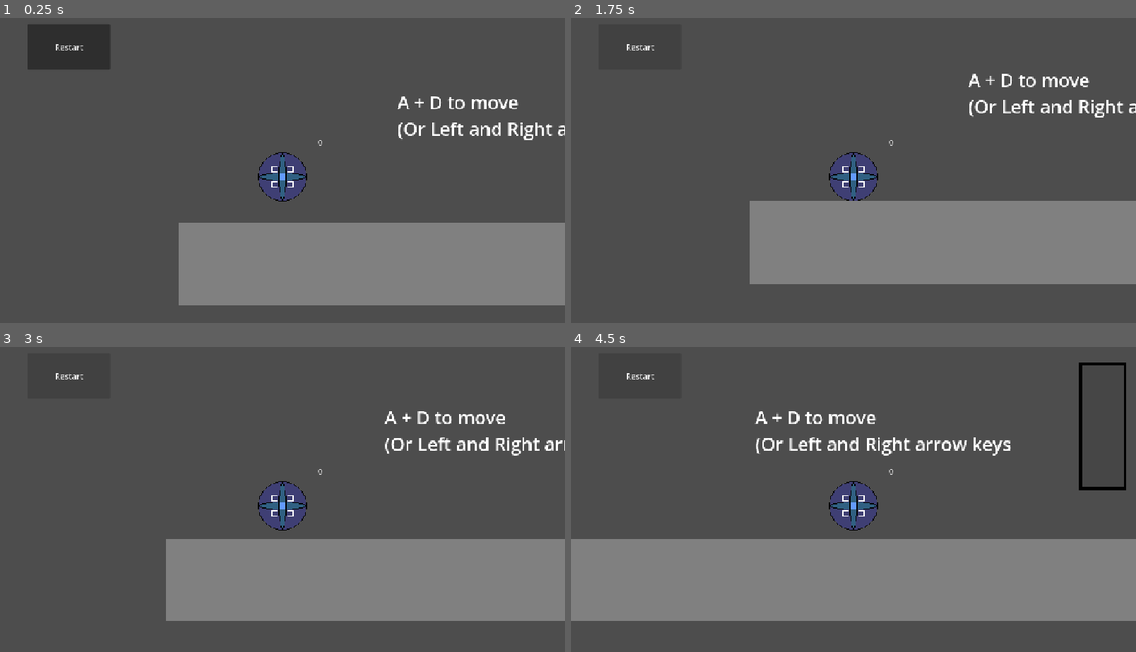
Above: before the commit, frames 1-4 (two rows, left to right).
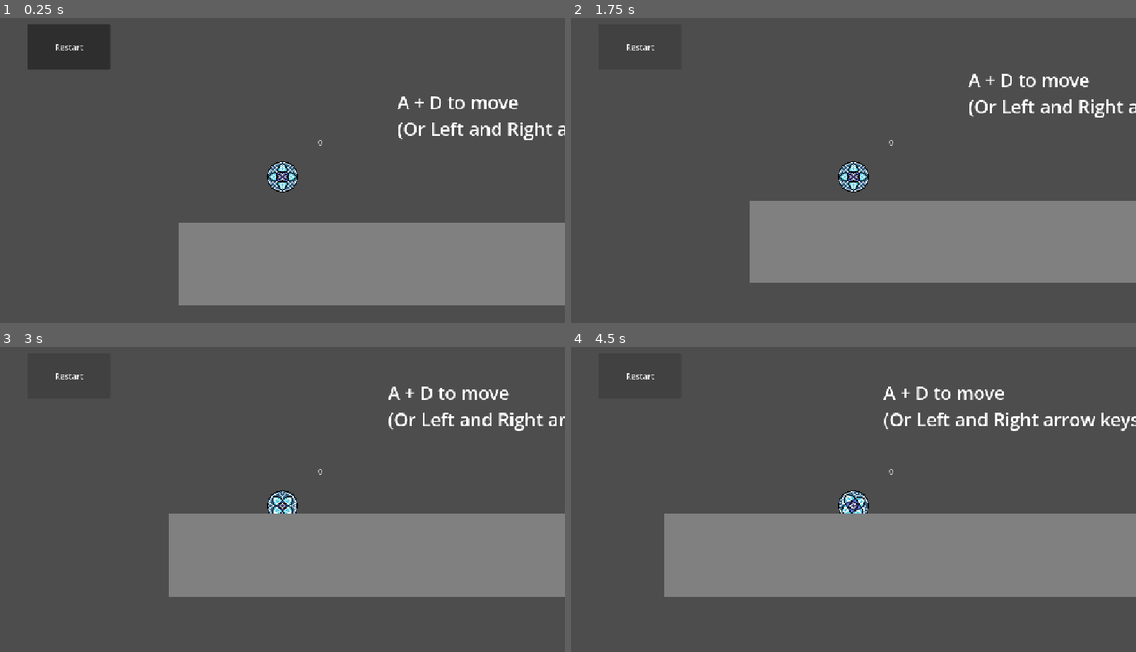
Above: after the commit, the same moments.

Repository: eastern2727/Game-jam
Game: Godot game, scene res://main.tscn
Same seed, same stepped clock (60 frames per second), same inputs: the game is played once before the commit and once after it.
Inputs:
- Up to frame 1 (0.25 s): no input
- Up to frame 2 (1.75 s): click "Restart" at 0.5 s; click "Restart" at 1.25 s
- Up to frame 3 (3 s): click "Restart" at 2 s; tap Space (compress) at 2.75 s; hold D (right) from 2.78 s (still down); hold Space (compress) from 2.78 s (still down)
- Up to frame 4 (4.5 s): release Space (compress) at 3.53 s; tap Space (compress) at 3.6, 4.25 s; release D (right) at 4.28 s; hold A (left) from 4.28 s (still down); hold Space (compress) from 4.28 s (still down)

The runs differ from the first frame. In frame 1, 1.0% of the frame differs, in the area x 45-55%, y 43-61%; in frame 2, 1.4%; in frame 3, 14%; in frame 4, 22%, in the area x 0-100%, y 5-90%.

Commit message:
Player animation code

Diff:
--- /dev/null
+++ b/game-jam-real/constants.gd
@@ -0,0 +1 @@
+extends Node
--- a/game-jam-real/floating_platform_h.gd
+++ b/game-jam-real/floating_platform_h.gd
@@ -1,6 +1,7 @@
-extends Sprite2D
-var targetPosX = 800
-var startingPosX = 200
+extends AnimatableBody2D
+
+var targetPosX: float
+var startingPosX: float
 var lock: bool = false
 var firstLock: bool = false
 var secondLock: bool = false
@@ -12,14 +13,15 @@
 	timer.wait_time = 1
 	timer.one_shot = true
 	timer.timeout.connect(_on_timeout)
+
 	add_child(timer2)
 	timer2.wait_time = 1
 	timer2.one_shot = true
 	timer2.timeout.connect(_on_timeout2)
 
 func _process(delta: float) -> void:
-	if (position.x <targetPosX-0.05 && !lock):
-		position.x = move_toward(position.x, targetPosX, delta*100)
+	if (position.x < targetPosX - 0.05 && !lock):
+		position.x = move_toward(position.x, targetPosX, delta * 100)
 	else:
 		if (!lock):
 			timer2.start()
@@ -29,8 +31,8 @@
 			position.x = move_toward(position.x, startingPosX, delta*100)
 			if (position.x<startingPosX+0.05 && timer.time_left == 0):
 				timer.start()
-func _on_timeout():
+
+func _on_timeout() -> void:
 	lock = false
+func _on_timeout2() -> void:
 	pass
-func _on_timeout2():
-	pass
--- a/game-jam-real/player.gd
+++ b/game-jam-real/player.gd
@@ -1,81 +1,120 @@
 extends CharacterBody2D
 
-const SPEED : int = 300
-const GRAVITY : int = 800
-const HARD_HIT : int = 450
-const BLAST_STRENGTH : float = 1.5
-const COMPRESS_SPEED = 120
-const BIG : float = 50
-const SMALL : float = 32
-const PUSH_STRENGTH : float = 10
-const ENERGY_BONUS : float = 0.004
-const IMPACT_ENERGY : float = 0.6
-const MAX_ENERGY : float = 1000
-const FRICTION: float = 150
-const DRIFT : float = 150
-const BIG_ART = preload("res://player-big.png")
-const SMALL_ART = preload("res://player-small.png")
+const BIG_RADIUS : float = 16
+const SMALL_RADIUS : float = 8
+const ART = preload("res://player.png")
 
-var DECAY = 5
-var energy : float = 0
+@export var speed : Vector2 = Vector2(0, 0)
+@export var compressed_speed = Vector2(120, 0)
+
+@export var gravity : float = 800.0
+@export var blast_strength : float = 1.5
+@export var push_strength : float = 10.0
+
+@export var hard_hit_threshold : float = 450.0
+@export var energy_bonus : float = 0.004
+@export var energy : float = 0.0
+@export var impact_energy : float = 0.6
+@export var max_energy : float = 1000.0
+@export var energy_decay : float = 5.0
+
+@export var friction: float = 150.0
+@export var drift : float = 150.0
+
+@export var frame : int = 0
+const NUM_FRAMES : int = 4;
+var dx_accumulator : float = 0.0;
+var last_target_x : float = 0.0;
+@export var charge_percent : float = 0.0
+enum chargestate {
+	none,
+	low,
+	medium,
+	high,
+}
+var charge_state : chargestate = chargestate.none;
 
 func _ready():
-	set_size(BIG)
+	$Sprite2D.set_region_enabled(true);
+	$Sprite2D.set_region_rect(Rect2(0, 0, 32, 32))
+	$Sprite2D.texture = ART
+	set_size(BIG_RADIUS)
 
 func _physics_process(delta : float):
 	if position.y > 2000:
 		get_tree().reload_current_scene()
 		return
 
-	velocity.y += GRAVITY * delta
+	velocity.y += gravity * delta
 
-	var direction = Input.get_axis("left", "right")
-	var top_speed = SPEED
+	var direction_x : float = Input.get_axis("left", "right")
 	if Input.is_action_pressed("compress"):
-		top_speed = COMPRESS_SPEED
-
-	var target = direction * top_speed
-	if direction == 0 and is_on_floor():
-		target = get_floor_normal().x * DRIFT
-	var accel = 1200
-	if direction == 0 and !is_on_floor():
-		accel = FRICTION
-	velocity.x = move_toward(velocity.x, target, accel * delta)
-
+		speed = compressed_speed
 	if Input.is_action_just_pressed("compress"):
 		shrink()
+	if Input.is_action_just_released("compress"):
+		puff_up()
+
+	var target_x : float = speed.x * direction_x
+	var accel : float = 1200.0
+	if direction_x == 0.0 and is_on_floor():
+		target_x = get_floor_normal().x * drift
+	elif direction_x == 0.0:
+		accel = friction
+
+	if (sign(target_x) != sign(last_target_x)):
+		dx_accumulator = 0.0
+	last_target_x = target_x;
+
+	velocity.x = move_toward(velocity.x, target_x, accel * delta)
+
+	animate(velocity.x);
 
 	var speed_before_hit = velocity
 	move_and_slide()
 
-	for i in get_slide_collision_count():
+	for i : int in get_slide_collision_count():
 		var hit = get_slide_collision(i)
 		var relative_speed = speed_before_hit - hit.get_collider_velocity()
 		var hit_strength = -relative_speed.dot(hit.get_normal())
-		if hit_strength >= HARD_HIT:
-			energy += (hit_strength - HARD_HIT) * IMPACT_ENERGY
-	energy = min(energy, MAX_ENERGY)
+		if hit_strength >= hard_hit_threshold:
+			energy += (hit_strength - hard_hit_threshold) * impact_energy
 
-	if Input.is_action_just_released("compress"):
-		puff_up()
+	energy = min(energy, max_energy)
 
-	energy = move_toward(energy, 0, DECAY * delta)
-	$Label.text = str(int(energy))
+	energy = move_toward(energy, 0, energy_decay * delta)
+
+func animate(dx : float):
+	dx_accumulator += dx;
+	var diameter : float = $CollisionShape2D.shape.radius * 2.0;
+	var dx_required : float = (PI * diameter) * 4.0
+	if (abs(dx_accumulator) >= dx_required):
+		if (dx_accumulator > 0.0):
+			frame = (frame + 1) % NUM_FRAMES;
+		else:
+			frame = frame - 1 if frame - 1 >= 0 else NUM_FRAMES - 1;
+		dx_accumulator = 0.0
+
+
+	var x_offset : float = frame * diameter * 2;
+	charge_percent = energy / max_energy;
+	charge_state = int(fmod(charge_percent, 25.0))
+	var y_offset : float = diameter * (charge_state * 2.0) + (diameter * 2 - 8 if diameter < 32.0 else 0.0);
+	$Sprite2D.set_region_rect(Rect2(x_offset, y_offset, diameter * 2, diameter * 2));
+
 
 func set_size(radius):
 	$CollisionShape2D.shape.radius = radius
-	$Sprite2D.texture = BIG_ART
-	$Sprite2D.offset=Vector2(0,0)
-	$Sprite2D.scale = Vector2.ONE * (radius * 2) / $Sprite2D.texture.get_width()
+	$Sprite2D.scale = Vector2.ONE * 16.0 * (radius * 2) / $Sprite2D.texture.get_width()
 
 func shrink():
 	if is_on_floor():
-		position.y += BIG - SMALL
-	set_size(SMALL)
+		position.y += BIG_RADIUS - SMALL_RADIUS
+	set_size(SMALL_RADIUS)
 
 func puff_up():
-	var broke_wall = false
-	var power = max(energy * BLAST_STRENGTH, 250)
+	var broke_wall : bool = false
+	var power : float = max(energy * blast_strength, 250.0)
 	for obj in $bounceArea.get_overlapping_bodies():
 		if obj.has_method("take_blast"):
 			obj.take_blast(power)
@@ -83,7 +122,7 @@
 				add_collision_exception_with(obj)
 				broke_wall = true
 
-	var reach = BIG - SMALL
+	var reach = BIG_RADIUS - SMALL_RADIUS
 	var push = Vector2.ZERO
 	for dir in [Vector2.LEFT, Vector2.RIGHT, Vector2.UP, Vector2.DOWN]:
 		var hit = move_and_collide(dir * reach, true, 0.08, true)
@@ -92,11 +131,11 @@
 			push -= dir * squeeze
 
 	position += push
-	set_size(BIG)
+	set_size(BIG_RADIUS)
 	if !broke_wall:
-		velocity += push * PUSH_STRENGTH * (1 + energy * ENERGY_BONUS)
+		velocity += push * push_strength * (1 + energy * energy_bonus)
 	energy = 0
 
 func get_hit(force : Vector2):
 	velocity += force
-	energy = min(energy + force.length() * 0.5, MAX_ENERGY)
+	energy = min(energy + force.length() * 0.5, max_energy)
Not shown, added: game-jam-real/constants.gd.uid
Binary file removed: game-jam-real/player-big.png
Not shown, removed: game-jam-real/player-big.png.import
Binary file removed: game-jam-real/player-small.png
Not shown, removed: game-jam-real/player-small.png.import
Binary file changed: game-jam-real/player.aseprite
Binary file changed: game-jam-real/player.png
Not shown, changed: game-jam-real/player.png.import
